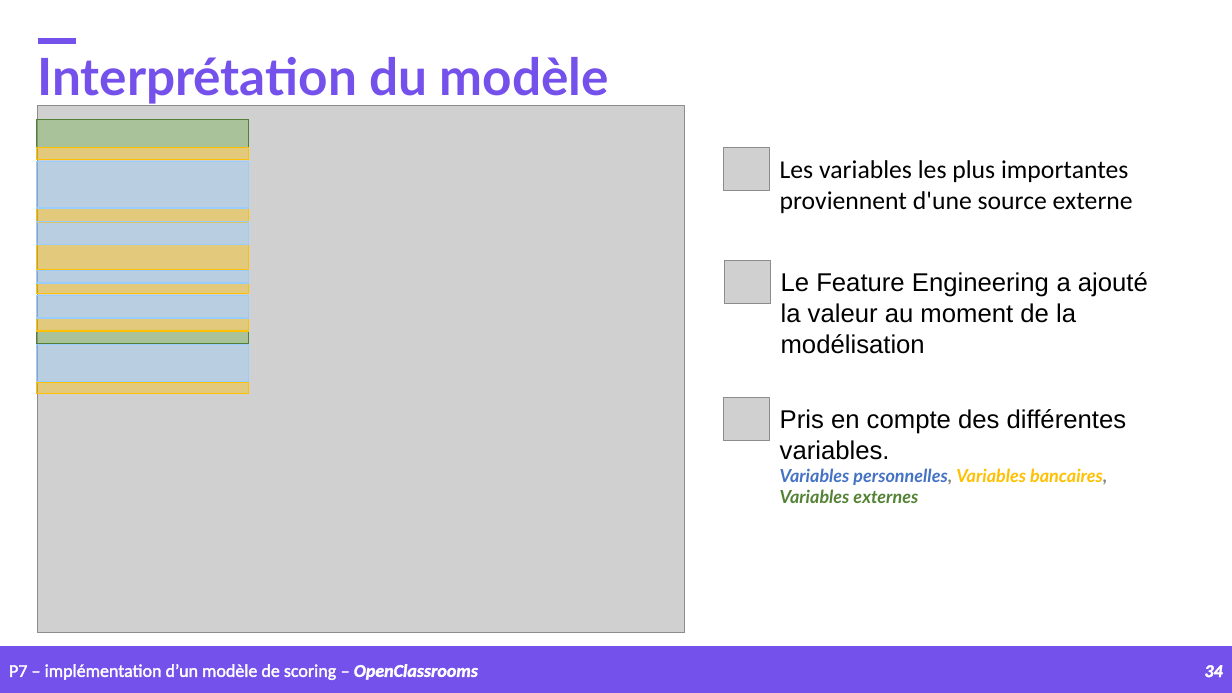
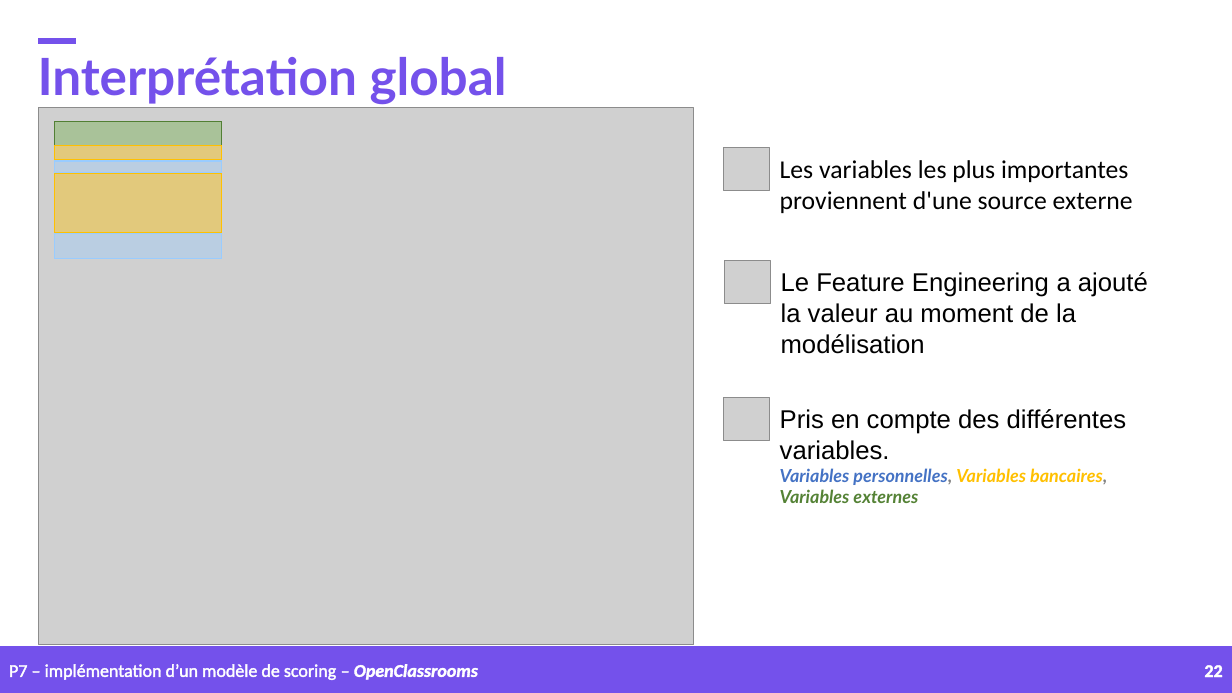
Before and after one commit to samirhinojosa/OC-P7-IMPLEMENT-A-SCORING-MODEL, a slide deck: slide 22 of supports/P7_presentation_final_v3.pptx (slide 34 before the commit). Drawn at 1232x693 pixels with LibreOffice and Linux fonts; fonts in the diff are those of the drawing; grey boxes stand for pictures; background and template pictures are left out. Boxes give left, top, right and bottom in pixels: in the first picture for what was removed or moved away, otherwise in the second. Text is boxed around its words. In the diff, an @@ line names an element or a change of style, - is before the commit and + after.

```diff
--- a/supports/P7_presentation_final_v3.pptx
+++ b/supports/P7_presentation_final_v3.pptx
@@ text at (38,57,507,105): text changed @@
-Interprétation du modèle
+Interprétation global
@@ picture: place and size @@
-picture at (37,105,685,633)
+picture at (38,108,693,645)
@@ rectangle: place and size @@
-rectangle at (36,119,249,147)
+rectangle at (55,121,221,146)
@@ rectangle: place and size @@
-rectangle at (36,148,249,160)
+rectangle at (55,146,221,160)
@@ rectangle: place and size @@
-rectangle at (36,161,249,208)
+rectangle at (55,161,221,173)
@@ rectangle: place and size @@
-rectangle at (36,208,249,223)
+rectangle at (55,174,221,233)
@@ rectangle: place and size @@
-rectangle at (36,222,249,244)
+rectangle at (55,234,221,259)
@@ rectangle removed at (36,245,249,270) @@
@@ rectangle removed at (36,284,249,294) @@
@@ rectangle removed at (36,271,249,283) @@
@@ rectangle removed at (36,296,249,319) @@
@@ rectangle removed at (36,319,249,331) @@
@@ rectangle removed at (36,332,249,344) @@
@@ rectangle removed at (36,345,249,382) @@
@@ rectangle removed at (36,383,249,394) @@
@@ page number at (1204,665,1222,677): text changed; italic off @@
-34
+22
```
Also in this commit, not shown: 9 other slides changed, 3 slides added, 14 slides removed, 3 other files.
